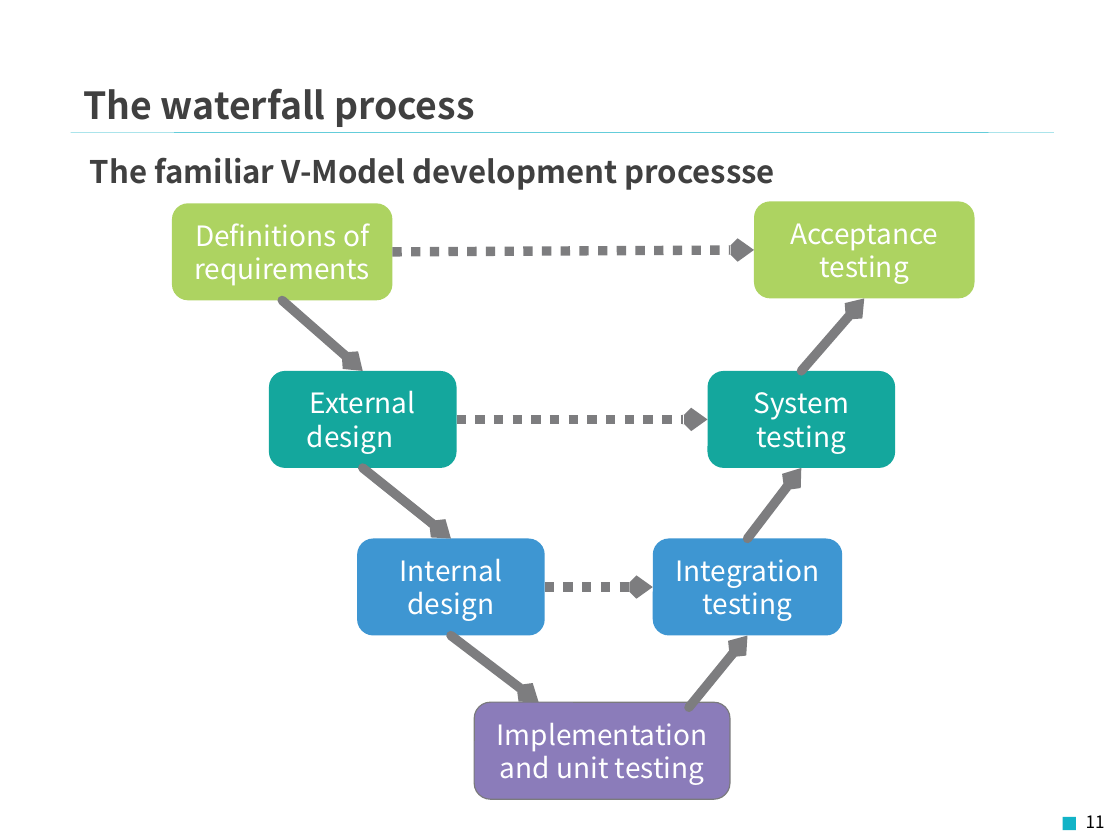
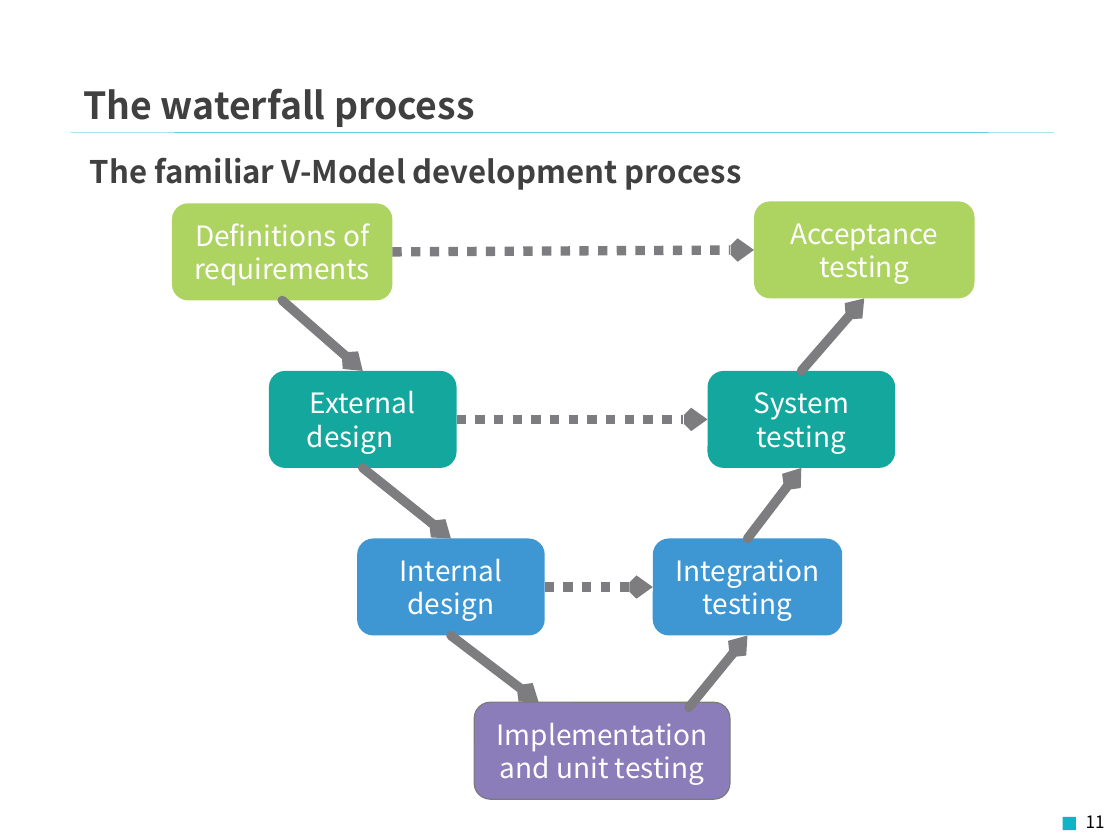
Before and after one commit to Fintan-contents/introduction-to-scrum, a slide deck: slide 11 of en/docs/Introduction_to_Scrum.pptx. Drawn at 1120x840 pixels with LibreOffice and Linux fonts; fonts in the diff are those of the drawing; background and template pictures are left out. Boxes give left, top, right and bottom in pixels: in the first picture for what was removed or moved away, otherwise in the second. Text is boxed around its words. In the diff, an @@ line names an element or a change of style, - is before the commit and + after.

```diff
--- a/en/docs/Introduction_to_Scrum.pptx
+++ b/en/docs/Introduction_to_Scrum.pptx
@@ text at <box>90,157,741,190</box>: text changed @@
-The familiar V-Model development processse
+The familiar V-Model development process
```
Also in this commit, not shown: 22 other slides changed, 1 other file.
